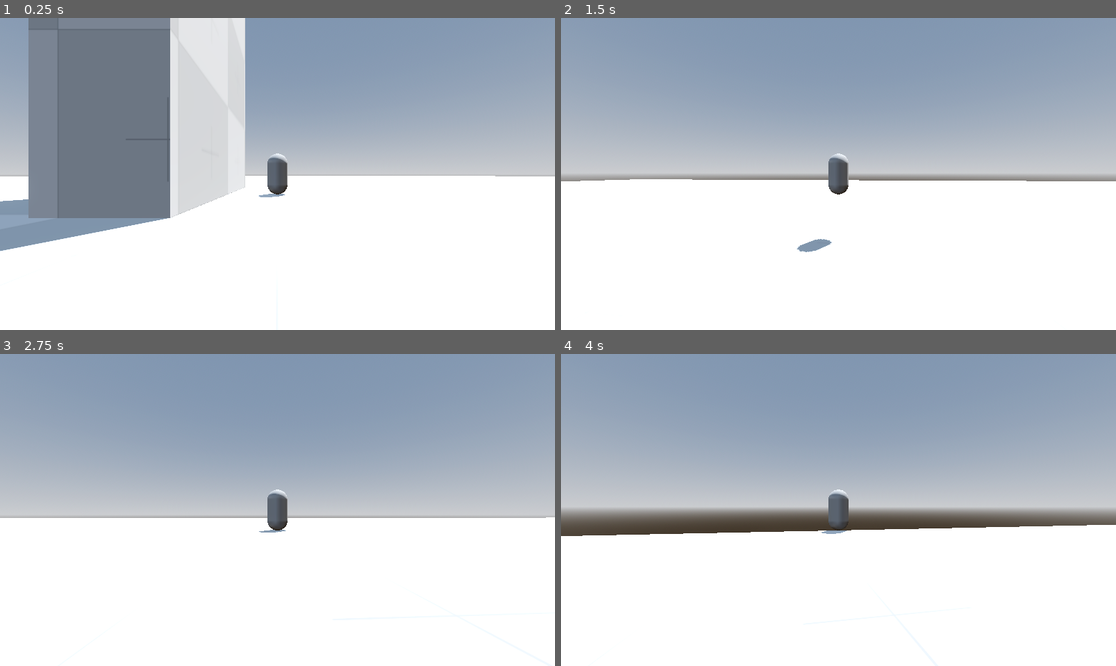
Above: before the commit, frames 1-4 (two rows, left to right).
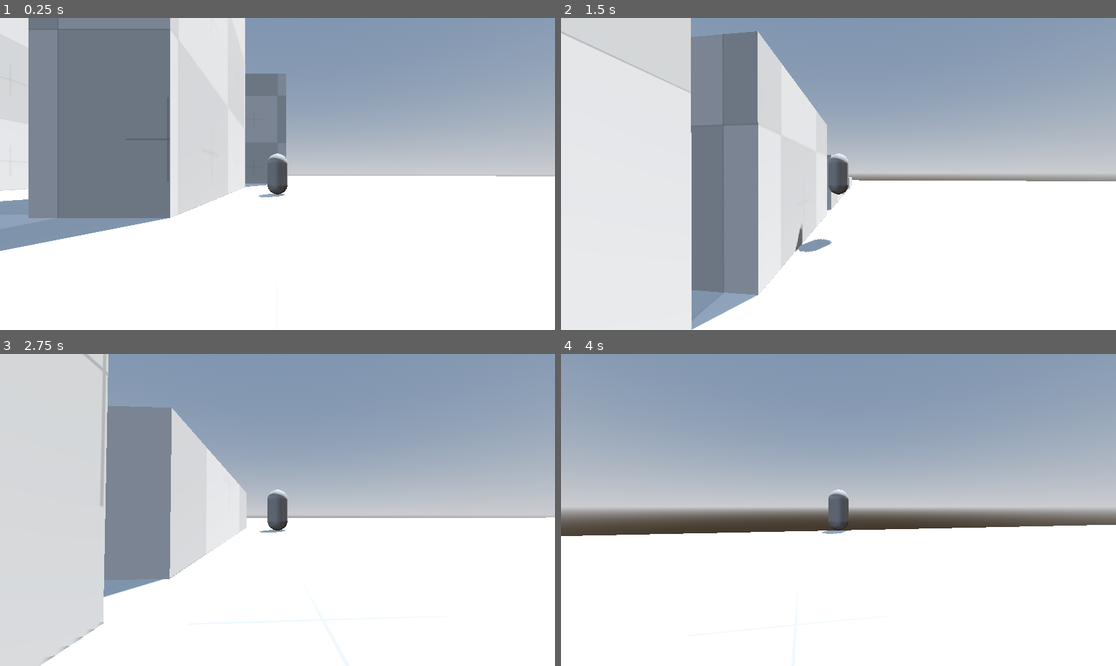
Above: after the commit, the same moments.

Repository: workingSpear/Metapathic
Game: Godot game, scene res://Scenes/test.tscn
Two runs of this game, one before a commit and one after it. Both use one fixed random seed, a clock stepped at 60 frames per second and the inputs below. The project has no main scene, so this scene is started directly.
Inputs (mouse positions are in pixels of both pictures, inside the frame that each line leads up to):
- Up to frame 1 (0.25 s): no input
- Up to frame 2 (1.5 s): tap Enter at 0.5 s; move the mouse to (866, 174) at 0.52 s; hold W (forward) from 0.53 s (still down); tap Shift (dive) at 0.6 s; tap Space (jump) at 0.77 s; move the mouse to (810, 174) at 1.27 s; tap Ctrl (sprint) at 1.35 s
- Up to frame 3 (2.75 s): keep holding W (forward); tap Space (jump) at 1.52 s; move the mouse to (288, 503) at 2.02 s; tap I at 2.1 s
- Up to frame 4 (4 s): keep holding W (forward); move the mouse to (832, 516) at 2.77 s; tap Shift (dive) at 2.85 s; tap Space (jump) at 3.02, 3.77 s; move the mouse to (877, 513) at 3.52 s; hold Ctrl (sprint) from 3.53 s (still down)

The runs differ from the first frame. In frame 1, 5.2% of the frame differs, in the area x 0-90%, y 0-74%; in frame 2, 32%, in the area x 0-53%, y 0-100%; in frame 3, 28%; in frame 4, less than 0.1%.

Commit message:
Add more test terrain

Diff:
--- a/Scenes/test.tscn
+++ b/Scenes/test.tscn
@@ -31,6 +31,9 @@
 [node name="WorldEnvironment" type="WorldEnvironment" parent="." unique_id=987266988]
 environment = SubResource("Environment_qc4db")
 
+[node name="Player" parent="." unique_id=1691484442 instance=ExtResource("1_lc1oi")]
+transform = Transform3D(1, 0, 0, 0, 1, 0, 0, 0, 1, 0, 2, 0)
+
 [node name="CSGBox3D" type="CSGBox3D" parent="." unique_id=853117134]
 transform = Transform3D(1, 0, 0, 0, 1, 0, 0, 0, 1, 0, 0.20631695, 0)
 material_override = SubResource("StandardMaterial3D_o3qbn")
@@ -43,5 +46,38 @@
 use_collision = true
 size = Vector3(3.2398553, 19.063053, 10.743164)
 
-[node name="Player" parent="." unique_id=1691484442 instance=ExtResource("1_lc1oi")]
-transform = Transform3D(1, 0, 0, 0, 1, 0, 0, 0, 1, 0, 2.0508358, 0)
+[node name="CSGBox3D6" type="CSGBox3D" parent="." unique_id=964079330]
+transform = Transform3D(1, 0, 0, 0, 1, 0, 0, 0, 1, -18.058418, 10.036347, 0)
+material_override = SubResource("StandardMaterial3D_o3qbn")
+use_collision = true
+size = Vector3(3.2398553, 19.063053, 10.743164)
+
+[node name="CSGBox3D3" type="CSGBox3D" parent="." unique_id=245745752]
+transform = Transform3D(1, 0, 0, 0, 1, 0, 0, 0, 1, -4.0584173, 4.8201447, -16.538685)
+material_override = SubResource("StandardMaterial3D_o3qbn")
+use_collision = true
+size = Vector3(10, 15, 10)
+
+[node name="CSGBox3D4" type="CSGBox3D" parent="." unique_id=1524043154]
+transform = Transform3D(1, 0, 0, 0, 1, 0, 0, 0, 1, -4.0584173, 3.8201447, -28.538685)
+material_override = SubResource("StandardMaterial3D_o3qbn")
+use_collision = true
+size = Vector3(10, 7, 10)
+
+[node name="CSGBox3D5" type="CSGBox3D" parent="." unique_id=657881046]
+transform = Transform3D(1, 0, 0, 0, 1, 0, 0, 0, 1, -4.0584173, 2.8201447, -40.538685)
+material_override = SubResource("StandardMaterial3D_o3qbn")
+use_collision = true
+size = Vector3(10, 5, 10)
+
+[node name="CSGBox3D7" type="CSGBox3D" parent="." unique_id=1481382569]
+transform = Transform3D(1, 0, 0, 0, 1, 0, 0, 0, 1, -4.0584173, 1.8201447, -52.538685)
+material_override = SubResource("StandardMaterial3D_o3qbn")
+use_collision = true
+size = Vector3(10, 3, 10)
+
+[node name="CSGBox3D8" type="CSGBox3D" parent="." unique_id=237988194]
+transform = Transform3D(1, 0, 0, 0, 1, 0, 0, 0, 1, -4.0584173, 1.5319977, -63.538685)
+material_override = SubResource("StandardMaterial3D_o3qbn")
+use_collision = true
+size = Vector3(10, 2.5, 10)
